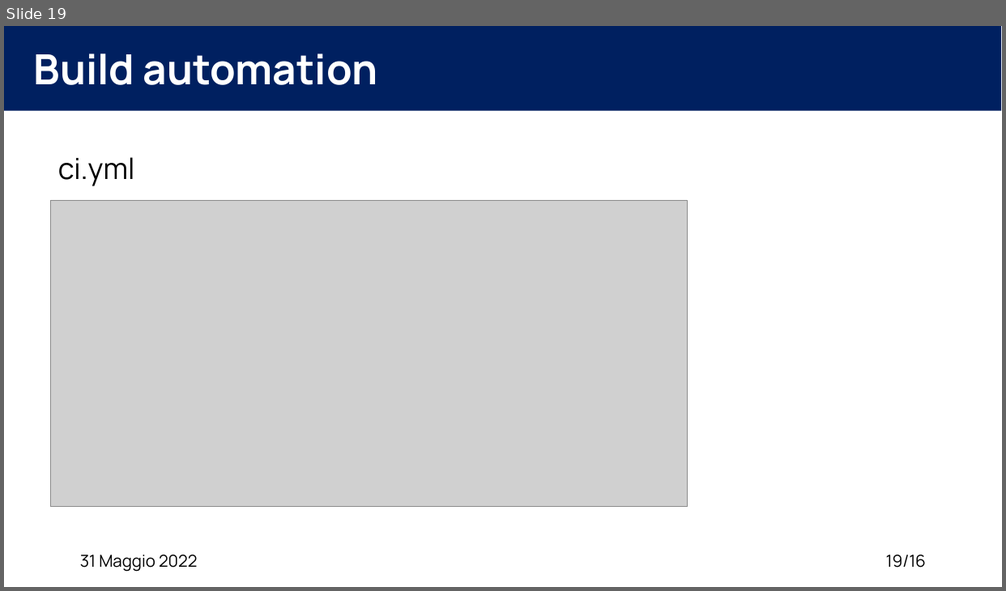
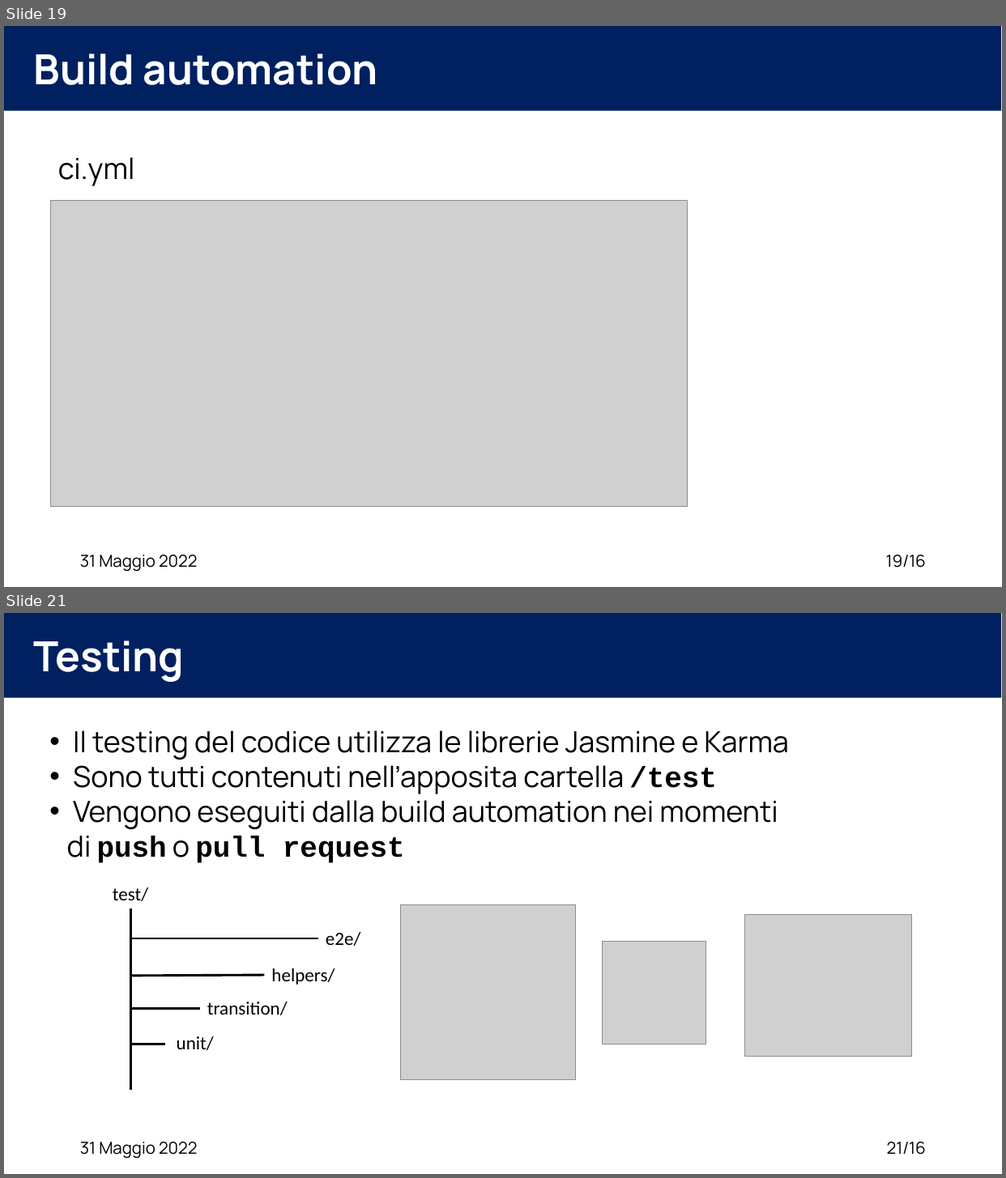
Before and after one commit to XidaZ3/MTSSAssignment3, a slide deck: MTSSAssignment3.pptx. Shown one above the other, each under a label of ours: slide 19 before the commit, slides 19 and 21 after it; the slides between them are not shown. The pictures are 1006x591 and 1006x1178 pixels, drawn with LibreOffice and Linux fonts; fonts in the diff are those of the drawing; grey boxes stand for pictures. Boxes give left, top, right and bottom in pixels: in the first picture for what was removed or moved away, otherwise in the second. Text is boxed around its words. In the diff, an @@ line names an element or a change of style, - is before the commit and + after.

Commit message:
test iniziati

```diff
--- a/MTSSAssignment3.pptx
+++ b/MTSSAssignment3.pptx
@@ slide 21 added at (x1=4, y1=613, x2=1002, y2=1174), background #FFFFFF @@
@@ rectangle added at (x1=4, y1=613, x2=1002, y2=697), fill #002060 @@
@@ title added at (x1=34, y1=641, x2=185, y2=682), 40 pt, text #FFFFFF, bold @@
+Testing
@@ text added at (x1=67, y1=730, x2=789, y2=863), 28 pt, text #000000 @@
+• Il testing del codice utilizza le librerie Jasmine e Karma
+• Sono tutti contenuti nell’apposita cartella /test
+• Vengono eseguiti dalla build automation nei momenti
+di push o pull request
@@ text added at (x1=113, y1=888, x2=148, y2=901), 18 pt, text #000000 @@
+test/
@@ line added from (130, 909) to (130, 1090), #000000 3 pt @@
@@ picture added at (x1=401, y1=905, x2=575, y2=1080) @@
@@ picture added at (x1=745, y1=914, x2=912, y2=1057) @@
@@ line added from (130, 939) to (318, 939), #000000 2.25 pt @@
@@ text added at (x1=326, y1=932, x2=361, y2=946), 18 pt, text #000000 @@
+e2e/
@@ picture added at (x1=603, y1=942, x2=706, y2=1044) @@
@@ line added from (130, 976) to (265, 975), #000000 2.25 pt @@
@@ text added at (x1=271, y1=969, x2=334, y2=985), 18 pt, text #000000 @@
+helpers/
@@ line added from (130, 1008) to (200, 1008), #000000 2.25 pt @@
@@ text added at (x1=207, y1=1002, x2=288, y2=1016), 18 pt, text #000000 @@
+transition/
@@ line added from (130, 1044) to (166, 1044), #000000 2.25 pt @@
@@ text added at (x1=177, y1=1037, x2=214, y2=1050), 18 pt, text #000000 @@
+unit/
@@ text added at (x1=80, y1=1142, x2=198, y2=1159), 16 pt, text #000000 @@
+31 Maggio 2022
@@ page number added at (x1=887, y1=1142, x2=926, y2=1155), 16 pt, text #000000 @@
+21/16
```
Also in this commit, not shown: 11 slides changed, 3 other slides added, 5 other files.
